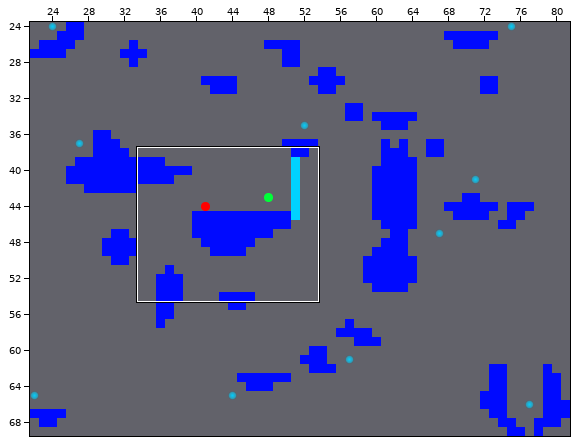
Level history. Tiled map: Lark Shared/Resources/Tilemaps/level1.tmx. Above, an overview of the earlier version with the close-up marked.
Close-up. First the earlier version:
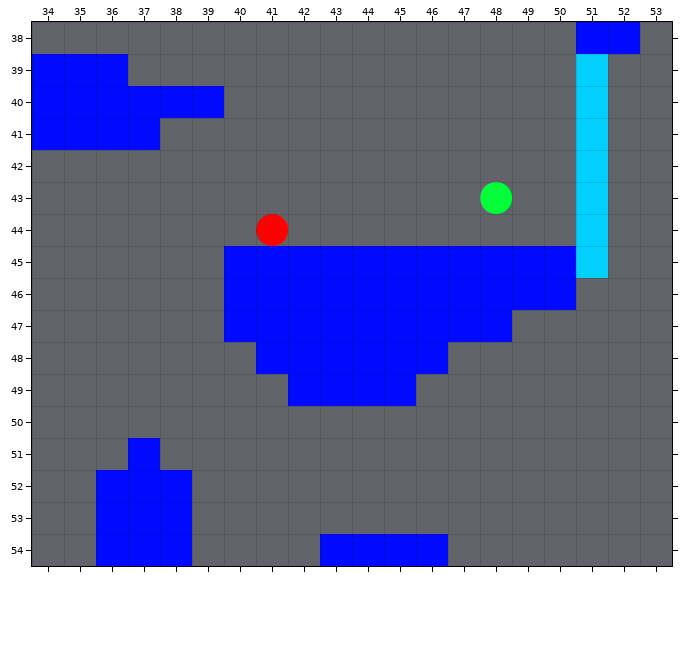
Cells are 32x32 px. Shown: x 34..53, y 38..54. The commit also changed other parts of the map, which this record leaves out.
And afterwards:
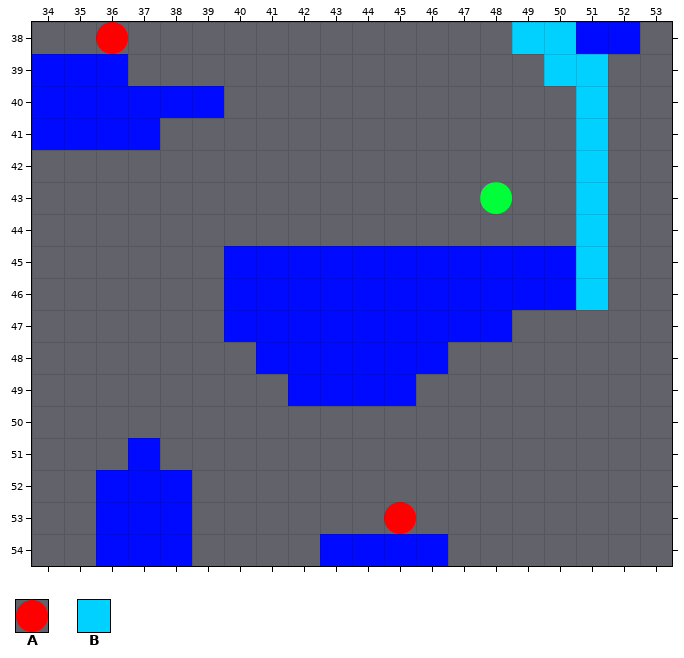
Key: from "tilset_debug-32x32": A 13, B 21.
_ is an empty cell, . an unchanged one.
Objects are placed by their top-left corner, in cells (3,4 is the top-left corner of cell 3,4); size is 1x1 cell unless given.
Message: Implement picking up bombs
Diff:
--- layer "terrain"
@@ x 49..50 @@
-38 __
-39 ._
+38 BB
+39 .B
@@ x 51..51 @@
-46 _
+46 B
--- layer "actors"
-A "bomb" at 41,44
+A "bomb" at 36,38
+A "bomb" at 45,53
Where, in picture pixels (left, top, right, bottom), the same in both close-ups:
new place: (96, 22, 128, 54)
added: (512, 22, 576, 86)
old place: (256, 214, 288, 246)
added: (576, 278, 608, 310)
added: (384, 502, 416, 534)
